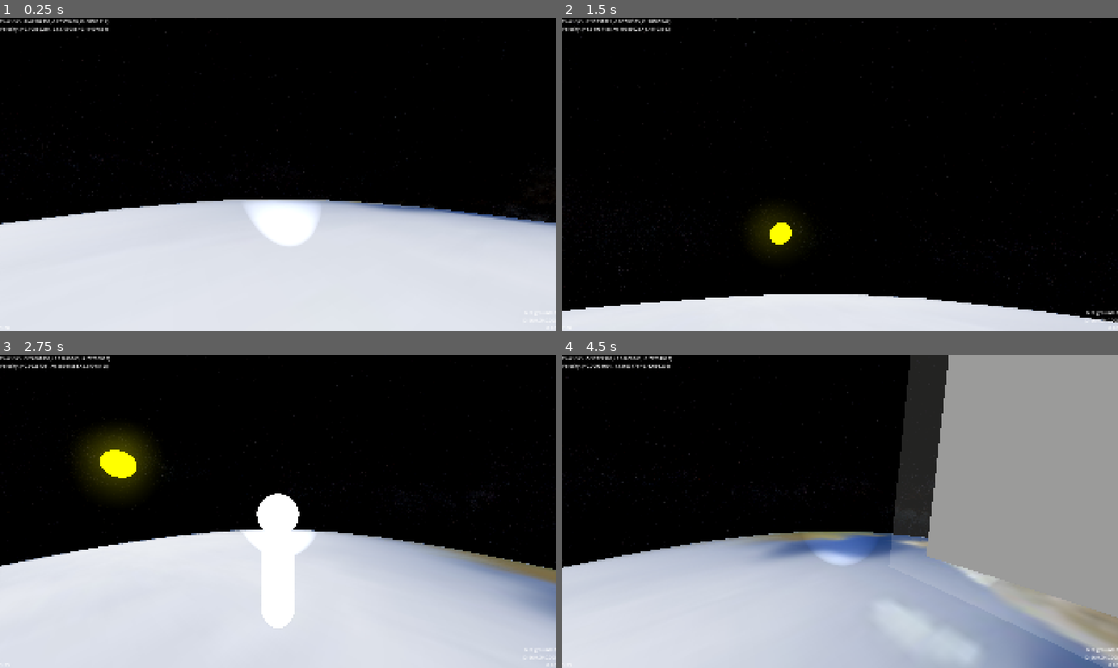
Above: before the commit, frames 1-4 (two rows, left to right).
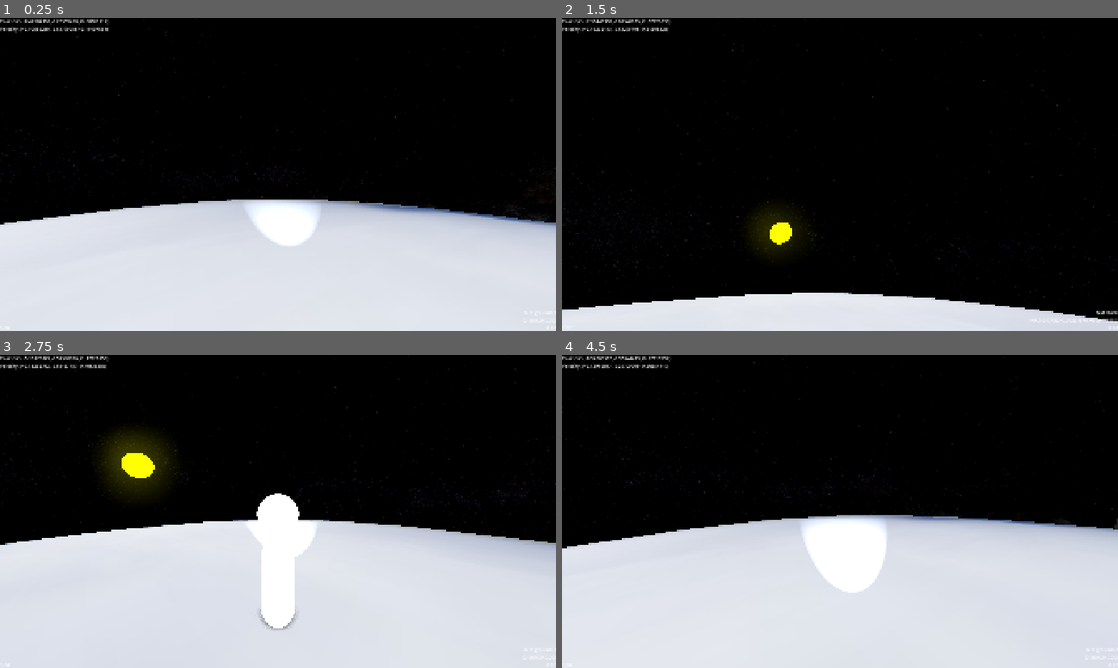
Above: after the commit, the same moments.

Repository: ChrisSor54/AstroExplorer
Game: Godot game, scene res://scenes/main.tscn
Same seed, same stepped clock (60 frames per second), same inputs: the game is played once before the commit and once after it.
Inputs (mouse positions are in pixels of both pictures, inside the frame that each line leads up to):
- Up to frame 1 (0.25 s): no input
- Up to frame 2 (1.5 s): move the mouse to (962, 158) at 0.52 s; hold D (right) 0.53-1.28 s; tap R (ragdoll) at 0.6, 1.35 s; click (962, 158) at 0.67 s; move the mouse to (812, 174) at 1.27 s; hold Space (fly_up) from 1.28 s (still down)
- Up to frame 3 (2.75 s): keep holding Space (fly_up); move the mouse to (289, 505) at 2.02 s; tap F (toggle_firstperson) at 2.1 s; tap R (ragdoll) at 2.3 s
- Up to frame 4 (4.5 s): keep holding Space (fly_up); move the mouse to (834, 517) at 2.77 s; tap R (ragdoll) at 2.85, 3.6 s; move the mouse to (878, 514) at 3.52 s; move the mouse to (795, 508) at 4.27 s; tap F (toggle_firstperson) at 4.35 s

The runs differ from the first frame. In frame 1, less than 0.1% of the frame differs, in the area x 0-82%, y 13-66%; in frame 2, 0.7%; in frame 3, 13%; in frame 4, 54%, in the area x 0-100%, y 0-100%.

Commit message:
Reorganized some stuff

Diff:
--- a/scenes/player.gd
+++ b/scenes/player.gd
@@ -92,7 +92,7 @@
 
 func _physics_process(delta: float) -> void:
 	_ground = ground_raycast.get_collider()
-	if (_current_strongest_tidal_force/mass).length() >= ZERO_G_THRESHOLD:
+	if (_current_strongest_tidal_force/mass).length() >= ZERO_G_THRESHOLD or get_gravity() != Vector3.ZERO:
 		if in_zero_G:
 			_is_reorienting = true
 		in_zero_G = false
@@ -123,22 +123,8 @@
 	if Input.is_action_just_pressed("ragdoll"):
 		is_ragdoll = !is_ragdoll
 
-	if !_ignore_spin:
-		if is_grounded:
-			var up_vector = (global_position - _ground.global_position).normalized()
-			if in_artificial_gravity:
-				up_vector = -get_gravity().normalized()
-			global_rotate(up_vector, _ground.angular_velocity.dot(up_vector)*delta)
-		elif is_ragdoll:
-			var colliding_bodies = get_colliding_bodies()
-			if !colliding_bodies.is_empty() and colliding_bodies[0] is AstroBody:
-				var up_vector = (global_position - colliding_bodies[0].global_position).normalized()
-				if in_artificial_gravity:
-					up_vector = -get_gravity().normalized()
-				global_rotate(up_vector, colliding_bodies[0].angular_velocity.dot(up_vector)*delta)
-
-
 	_process_look_input(delta)
+	_process_orientation(delta)
 	if !is_ragdoll:
 		lock_rotation = true
 		angular_velocity = Vector3.ZERO
@@ -148,7 +134,6 @@
 		#angular_velocity = angular_velocity.project(forward_vector) + angular_velocity.project(left_vector)
 		#angular_velocity = Vector3.ZERO
 		#lock_rotation = true
-		_process_orientation(delta)
 		_process_movement(delta)
 	else:
 		lock_rotation = false
@@ -264,6 +249,21 @@
 
 
 func _process_orientation(delta: float) -> void:
+	if !_ignore_spin:
+		if is_grounded:
+			var up_vector = (global_position - _ground.global_position).normalized()
+			if in_artificial_gravity:
+				up_vector = -get_gravity().normalized()
+			global_rotate(up_vector, _ground.angular_velocity.dot(up_vector)*delta)
+		elif is_ragdoll:
+			var colliding_bodies = get_colliding_bodies()
+			if !colliding_bodies.is_empty() and colliding_bodies[0] is AstroBody:
+				var up_vector = (global_position - colliding_bodies[0].global_position).normalized()
+				if in_artificial_gravity:
+					up_vector = -get_gravity().normalized()
+					print("test")
+				global_rotate(up_vector, colliding_bodies[0].angular_velocity.dot(up_vector)*delta)
+	if is_ragdoll: return
 	var lerp_speed = 6.0
 	_lock_relative_camera_rotation = _is_reorienting
 	if camera_pivot.rotation.y != 0.0:
@@ -317,12 +317,12 @@
 	return new_quat
 
 ## Sets the player's orientation so that their upwards direction is pointed in the provided orientation. Returns the current angle offset to the provided orientation
-func set_orientation_to(target_orientation: Vector3, lerp_speed: float = 1.0, angle_snap_threshold: float = 0.0, preserve_camera_orientation: bool = false) -> float:
+func set_orientation_to(target_orientation: Vector3, lerp_speed: float = 1.0, _angle_snap_threshold: float = 0.0, preserve_camera_orientation: bool = false) -> float:
 	var current_quat = global_transform.basis.get_rotation_quaternion()
 	var target_quat = get_orientation_quat_for(target_orientation)
-	var angle_offset = current_quat.angle_to(target_quat)
-	if angle_offset <= angle_snap_threshold:
-		lerp_speed = 1.0
+	#var angle_offset = current_quat.angle_to(target_quat)
+	#if angle_offset <= angle_snap_threshold:
+		#lerp_speed /= angle_offset
 	var new_quat = current_quat.slerp(target_quat, clampf(lerp_speed, 0.0, 1.0))
 	var new_basis = Basis(new_quat)
 	#var new_transform = Transform3D(new_basis, )
--- a/scenes/world_origin.gd
+++ b/scenes/world_origin.gd
@@ -55,7 +55,7 @@
 			if reference_body.in_zero_G:
 				change_velocity_reference_frame(reference_body.linear_velocity)
 				float_origin(reference_body.global_position)
-			else:
+			elif reference_body.parent_body:
 				change_velocity_reference_frame(reference_body.parent_body.linear_velocity)
 
 	if virtual_origin:
@@ -91,6 +91,7 @@
 	else:
 		target.apply_impulse(impulse)
 
+
 func change_velocity_reference_frame(new_reference_velocity: Vector3):
 	for node in get_children():
 		#if node == reference_body: continue
@@ -98,6 +99,7 @@
 			#node.shift_position(-new_origin)
 			node.apply_impulse(-new_reference_velocity*node.mass)
 	virtual_reference_velocity -= new_reference_velocity
+
 
 func center_reference_body():
 	if !reference_body: return
